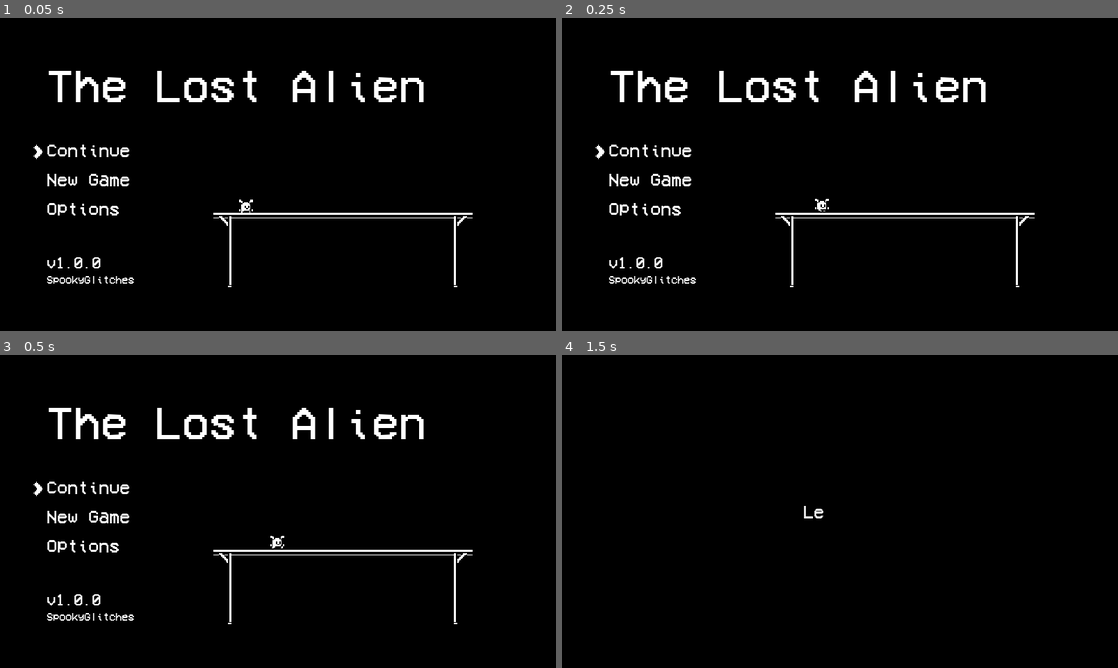
Above: before the commit, frames 1-4 (two rows, left to right).
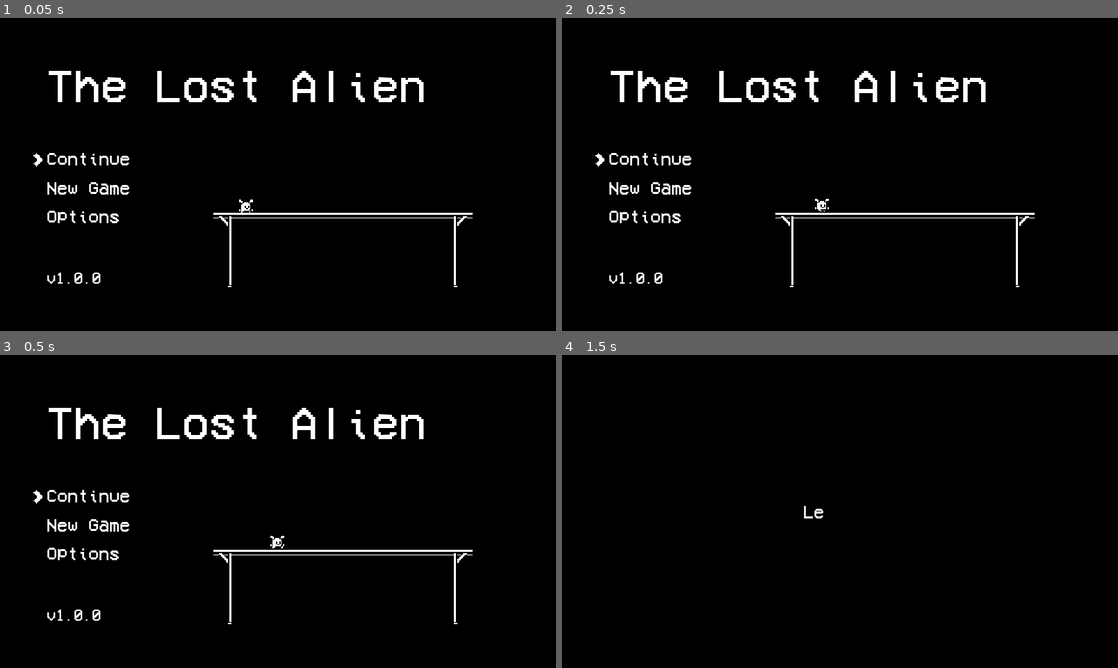
Above: after the commit, the same moments.

Repository: chewbakai/alien-platformer-godot
Game: Godot game, scene res://GUI/MainMenu.tscn
Same seed, same stepped clock (60 frames per second), same inputs: the game is played once before the commit and once after it. Sound files missing from this copy of the repository are replaced by a short silence.
Inputs:
- Up to frame 1 (0.05 s): no input
- Up to frame 2 (0.25 s): no input
- Up to frame 3 (0.5 s): no input
- Up to frame 4 (1.5 s): tap Enter (ui_accept) at 0.5 s; hold Enter (ui_accept) 0.53-1.28 s; hold Right (ui_right) from 0.53 s (still down); tap W (jump) at 0.77 s; tap S (crouch) at 1.35 s

The runs differ from the first frame. In frame 1, 1.6% of the frame differs, in the area x 6-25%, y 40-85%; in frame 2, 1.6%; in frame 3, 1.6%; in frame 4, nothing differs.

Commit message:
Add basic saving feature

Diff:
--- /dev/null
+++ b/Autoload/Global.gd
@@ -0,0 +1,48 @@
+extends Node2D
+
+var current_level
+var player_data = null
+var bgm_helper = 0
+
+func _ready():
+	load_player_data()
+	apply_audio_settings()
+	pass
+
+func save():
+	var save_game = File.new()
+	save_game.open("user://savegame.save", File.WRITE)
+	var lvl = 1
+	if player_data != null:
+		lvl = player_data["current_level"]
+	var new_dict =  {
+		"current_level" : lvl ,
+		"Master": AudioServer.get_bus_volume_db(AudioServer.get_bus_index("Master")),
+		"SFX": AudioServer.get_bus_volume_db(AudioServer.get_bus_index("SFX")),
+		"BGM": AudioServer.get_bus_volume_db(AudioServer.get_bus_index("BGM")),
+	}
+	player_data = new_dict
+	save_game.store_line(to_json(new_dict))
+	save_game.close()
+
+func load_player_data():
+	var file_data = File.new()
+	if ! file_data.file_exists("user://savegame.save"):
+		## create template data
+		player_data = {
+			"current_level" : 1,
+			"Master":0,
+			"SFX": 0,
+			"BGM": 0,
+		}
+		return
+	if file_data.open("user://savegame.save", File.READ) != 0: ## error in opening the file
+		return
+	player_data = {}
+	player_data = parse_json(file_data.get_line())
+
+
+func apply_audio_settings():
+	AudioServer.set_bus_volume_db(AudioServer.get_bus_index("Master"),player_data["Master"])
+	AudioServer.set_bus_volume_db(AudioServer.get_bus_index("BGM"),player_data["BGM"])
+	AudioServer.set_bus_volume_db(AudioServer.get_bus_index("SFX"),player_data["SFX"])
--- /dev/null
+++ b/Autoload/Global.tscn
@@ -0,0 +1,6 @@
+[gd_scene load_steps=2 format=2]
+
+[ext_resource path="res://Autoload/Global.gd" type="Script" id=1]
+
+[node name="Global" type="Node2D"]
+script = ExtResource( 1 )
--- a/Levels/Extras/Pause.gd
+++ b/Autoload/Pause.gd
@@ -5,8 +5,8 @@
 var choice = 0
 var bgm_helper = 0
 var is_shown = false
-var dict
-var current_level
+
+
 func _ready():
 	past = 0
 	_show(false)
--- a/Levels/Extras/Pause.tscn
+++ b/Autoload/Pause.tscn
@@ -1,15 +1,15 @@
 [gd_scene load_steps=6 format=2]
 
-[ext_resource path="res://Levels/Extras/Pause.gd" type="Script" id=1]
-[ext_resource path="res://GUI/ThemeUI.theme" type="Theme" id=2]
-[ext_resource path="res://GUI/one_bit_transparent0983.png" type="Texture" id=3]
+[ext_resource path="res://GUI/ThemeUI.theme" type="Theme" id=1]
+[ext_resource path="res://GUI/one_bit_transparent0983.png" type="Texture" id=2]
+[ext_resource path="res://Autoload/Pause.gd" type="Script" id=3]
 [ext_resource path="res://Audio/Enter.tscn" type="PackedScene" id=4]
 [ext_resource path="res://Audio/Select.tscn" type="PackedScene" id=5]
 
 [node name="Control" type="CanvasLayer"]
 pause_mode = 2
 layer = 128
-script = ExtResource( 1 )
+script = ExtResource( 3 )
 
 [node name="Control" type="Control" parent="."]
 pause_mode = 2
--- a/GUI/MainMenu.tscn
+++ b/GUI/MainMenu.tscn
@@ -21,11 +21,6 @@
 
 [sub_resource type="DynamicFont" id=2]
 size = 14
-font_data = ExtResource( 1 )
-
-[sub_resource type="DynamicFont" id=3]
-size = 10
-outline_color = Color( 0, 0, 0, 1 )
 font_data = ExtResource( 1 )
 
 [sub_resource type="SpriteFrames" id=4]
@@ -70,7 +65,7 @@
 [node name="MenuOptions" type="VBoxContainer" parent="HBoxContainer/VBoxContainer"]
 margin_top = 40.0
 margin_right = 72.0
-margin_bottom = 160.0
+margin_bottom = 173.0
 size_flags_horizontal = 2
 size_flags_vertical = 3
 custom_constants/separation = 12
@@ -79,18 +74,16 @@
 
 [node name="Continue" parent="HBoxContainer/VBoxContainer/MenuOptions" instance=ExtResource( 11 )]
 margin_left = 0.0
-margin_top = 25.0
+margin_top = 32.0
 margin_right = 72.0
-margin_bottom = 40.0
+margin_bottom = 47.0
 
 [node name="NewGame" parent="HBoxContainer/VBoxContainer/MenuOptions" instance=ExtResource( 9 )]
-margin_top = 52.0
-margin_bottom = 67.0
 
 [node name="Options" type="Label" parent="HBoxContainer/VBoxContainer/MenuOptions"]
-margin_top = 79.0
+margin_top = 86.0
 margin_right = 72.0
-margin_bottom = 94.0
+margin_bottom = 101.0
 focus_neighbour_top = NodePath("../NewGame")
 focus_next = NodePath("../Continue")
 focus_previous = NodePath("../NewGame")
@@ -112,18 +105,11 @@
 [node name="Enter" parent="HBoxContainer/VBoxContainer/MenuOptions" instance=ExtResource( 14 )]
 
 [node name="Version" type="Label" parent="HBoxContainer/VBoxContainer"]
-margin_top = 164.0
+margin_top = 177.0
 margin_right = 322.0
-margin_bottom = 177.0
+margin_bottom = 190.0
 custom_fonts/font = SubResource( 2 )
 text = "v1.0.0"
-
-[node name="Developer" type="Label" parent="HBoxContainer/VBoxContainer"]
-margin_top = 181.0
-margin_right = 322.0
-margin_bottom = 190.0
-custom_fonts/font = SubResource( 3 )
-text = "SpookyGlitches"
 
 [node name="KinematicBody2D" type="KinematicBody2D" parent="HBoxContainer"]
 position = Vector2( -14.9306, -32.0276 )
--- a/GUI/MenuOptions.gd
+++ b/GUI/MenuOptions.gd
@@ -44,14 +44,14 @@
 
 func resume_audio():
 	var audio = get_node("MenuBGM")
-	audio.seek(Pause.bgm_helper)
+	audio.seek(Global.bgm_helper)
 
 func _on_Enter_finished():
 	var lvl
 	if options[choice] == "Continue" || options[choice] == "NewGame":
 		match options[choice]:
 			"Continue":
-				lvl = 1
+				lvl = Global.player_data["current_level"]
 			"NewGame":
 				lvl = 1
 		Pause.bgm_helper = 0
--- a/GUI/Options.gd
+++ b/GUI/Options.gd
@@ -20,20 +20,12 @@
 func initialize():
 	var brr = "CenterContainer/VBoxContainer/"
 	var hbox_node
-	var aa
-#	var dict = Pause.load_file()
-#	if dict != null:
-#		print(dict)
-#		aa = [dict["Master"],dict["BGM"],dict["SFX"]]
-#	else:
-#		aa = [0,0,0]
-#	var y = 0
+
 	for x in options:
 		buses_index[x] = AudioServer.get_bus_index(x)
 		hbox_node = get_node(brr+x)
-		update_progress_bar(hbox_node.get_node("ProgressBar"),0)
+		update_progress_bar(hbox_node.get_node("ProgressBar"), Global.player_data[x])
 		adjust_sprite(hbox_node,hbox_node.get_node("Label").get_global_position())
-#		y += 1
 
 	options.append("Back")
 	hbox_node = get_node(brr+"Back")
@@ -62,7 +54,7 @@
 			db = -5
 		change_volume(options[choice],db)
 	elif event.is_action_pressed("ui_accept") && options[choice] == "Back":
-#		Pause.save()
+		Global.save()
 		play_sound("Enter")
 
 func play_sound(input):
@@ -96,5 +88,5 @@
 	audio.seek(Pause.bgm_helper)
 
 func _on_Enter_finished():
-	Pause.bgm_helper = get_node("MenuBGM").get_playback_position()
+	Global.bgm_helper = get_node("MenuBGM").get_playback_position()
 	get_tree().change_scene("res://GUI/MainMenu.tscn")
--- a/Levels/BaseLevel.gd
+++ b/Levels/BaseLevel.gd
@@ -14,6 +14,8 @@
 	pass
 
 func initialize(n_keys,lvl_number,limit_right):
+	Global.player_data["current_level"] = lvl_number
+	Global.save()
 	set_req_keys(n_keys)
 	set_level_number(lvl_number)
 	player.connect("die",self,"_on_Player_die")
@@ -23,13 +25,6 @@
 	var intro = Intro.instance()
 	intro.set_level(lvl_number)
 	resume_audio()
-#	Pause.dict["current_level"] = level_number
-	Pause.current_level = level_number
-#	if Pause.dict:
-#		Pause.dict["current_level"] = level_number
-#	else:
-#		Pause.dict = {"current_level": level_number}
-#	Pause.save()
 	add_child(intro)
 
 func set_req_keys(n_keys):
@@ -85,20 +80,10 @@
 
 func resume_audio():
 	var audio = get_node("AudioStreamPlayer")
-	if(Pause.bgm_helper != 0):
-		audio.seek(Pause.bgm_helper)
+	if(Global.bgm_helper != 0):
+		audio.seek(Global.bgm_helper)
 	else:
 		audio.seek(0)
-
-#func save():
-#	var save_game = File.new()
-#	save_game.open("user://savegame.save", File.WRITE)
-#	var dict =  {
-#		"current_level" : level_number
-#	}
-#	save_game.store_line(to_json(dict))
-#	save_game.close()
-#
 
 func get_dialog_instance():
 	var dialog = Dialog.instance()
--- a/project.godot
+++ b/project.godot
@@ -22,7 +22,8 @@
 
 [autoload]
 
-Pause="*res://Levels/Extras/Pause.tscn"
+Pause="*res://Autoload/Pause.tscn"
+Global="*res://Autoload/Global.tscn"
 
 [display]
 
Not shown: 4 places in Autoload/Pause.tscn that only renumber resources
Not shown: 1 places in GUI/MainMenu.tscn that only renumber resources
Not shown, changed: README.md
